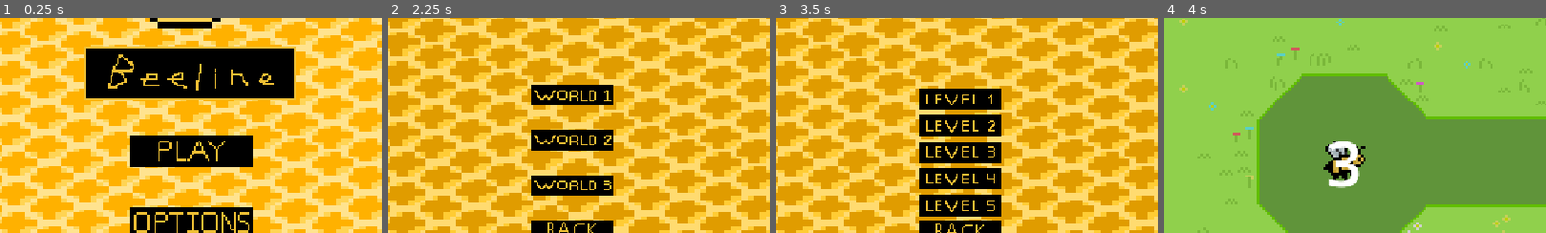
Above: before the commit, frames 1-4 (left to right).
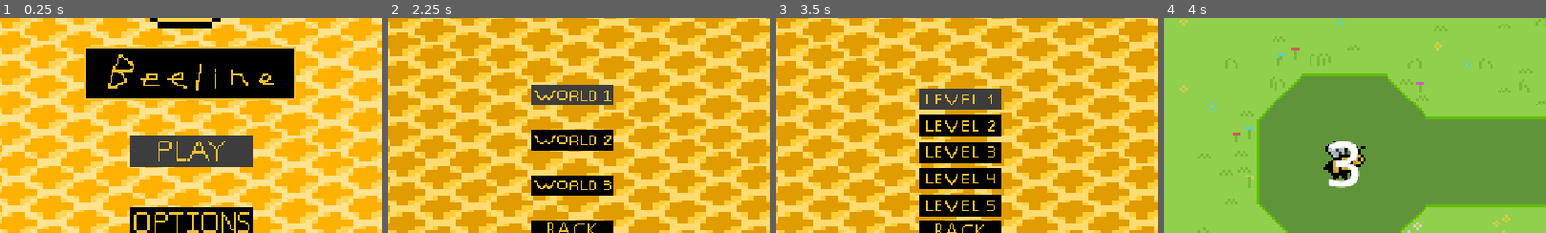
Above: after the commit, the same moments.

Repository: futurefleagames-lab/bee-line
Game: Godot game, scene res://scenes/menus/main_menu.tscn
Same seed, same stepped clock (60 frames per second), same inputs: the game is played once before the commit and once after it.
Inputs (mouse positions are % of the whole screen's width and height, from its top left):
- Up to frame 1 (0.25 s): no input
- Up to frame 2 (2.25 s): click (54, 47) at 0.5 s; click (51, 66) at 1.25 s; click (54, 47) at 2 s
- Up to frame 3 (3.5 s): click (51, 34) at 2.75 s
- Up to frame 4 (4 s): click (51, 35) at 3.5 s
The pictures show only the part of the screen within x 26-76%, y 16-66%; the shares and areas given below are measured in that part.

The runs differ from the first frame. In frame 1, 4.4% of the frame differs, in the area x 34-67%, y 54-70%; in frame 2, 1.7%; in frame 3, 1.9%; in frame 4, nothing differs.

Commit message:
fix visualization of menu navigability

Diff:
--- a/scenes/menus/level_select.tscn
+++ b/scenes/menus/level_select.tscn
@@ -60,21 +60,25 @@
 layout_mode = 2
 texture_normal = ExtResource("2_1g16o")
 texture_hover = ExtResource("3_25yo6")
+texture_focused = ExtResource("3_25yo6")
 
 [node name="World2" type="TextureButton" parent="VBoxContainer" unique_id=1480092538]
 layout_mode = 2
 texture_normal = ExtResource("4_3nlwe")
 texture_hover = ExtResource("5_if2tv")
+texture_focused = ExtResource("5_if2tv")
 
 [node name="World3" type="TextureButton" parent="VBoxContainer" unique_id=487168515]
 layout_mode = 2
 texture_normal = ExtResource("6_10jtx")
 texture_hover = ExtResource("7_2uik4")
+texture_focused = ExtResource("7_2uik4")
 
 [node name="MainMenu" type="TextureButton" parent="VBoxContainer" unique_id=2053285754]
 layout_mode = 2
 texture_normal = ExtResource("8_pi4ua")
 texture_hover = ExtResource("9_2kfc6")
+texture_focused = ExtResource("9_2kfc6")
 
 [node name="LevelSelect" type="CenterContainer" parent="." unique_id=722154878]
 visible = false
@@ -105,31 +109,37 @@
 layout_mode = 2
 texture_normal = ExtResource("10_glcn7")
 texture_hover = ExtResource("11_0ds72")
+texture_focused = ExtResource("11_0ds72")
 
 [node name="Level2" type="TextureButton" parent="VBoxContainer2" unique_id=1711709258]
 layout_mode = 2
 texture_normal = ExtResource("12_wgcbf")
 texture_hover = ExtResource("13_q6lfc")
+texture_focused = ExtResource("13_q6lfc")
 
 [node name="Level3" type="TextureButton" parent="VBoxContainer2" unique_id=1839016439]
 layout_mode = 2
 texture_normal = ExtResource("14_70l6n")
 texture_hover = ExtResource("15_ilwhj")
+texture_focused = ExtResource("15_ilwhj")
 
 [node name="Level4" type="TextureButton" parent="VBoxContainer2" unique_id=567122333]
 layout_mode = 2
 texture_normal = ExtResource("16_ase7r")
 texture_hover = ExtResource("17_vtltp")
+texture_focused = ExtResource("17_vtltp")
 
 [node name="Level5" type="TextureButton" parent="VBoxContainer2" unique_id=1974409331]
 layout_mode = 2
 texture_normal = ExtResource("18_8u4nx")
 texture_hover = ExtResource("19_pumrs")
+texture_focused = ExtResource("19_pumrs")
 
 [node name="Back" type="TextureButton" parent="VBoxContainer2" unique_id=1185842342]
 layout_mode = 2
 texture_normal = ExtResource("8_pi4ua")
 texture_hover = ExtResource("9_2kfc6")
+texture_focused = ExtResource("9_2kfc6")
 
 [node name="bg" type="TextureRect" parent="." unique_id=148452146]
 z_index = -1
--- a/scenes/menus/main_menu.tscn
+++ b/scenes/menus/main_menu.tscn
@@ -49,16 +49,19 @@
 layout_mode = 2
 texture_normal = ExtResource("2_imvie")
 texture_hover = ExtResource("3_euy4r")
+texture_focused = ExtResource("3_euy4r")
 
 [node name="optionsbutton" type="TextureButton" parent="VBoxContainer" unique_id=1894215608]
 layout_mode = 2
 texture_normal = ExtResource("3_8r73w")
 texture_hover = ExtResource("5_bre17")
+texture_focused = ExtResource("5_bre17")
 
 [node name="quitbutton" type="TextureButton" parent="VBoxContainer" unique_id=672423133]
 layout_mode = 2
 texture_normal = ExtResource("4_1hnlc")
 texture_hover = ExtResource("7_88kup")
+texture_focused = ExtResource("7_88kup")
 
 [node name="HeadRect" type="TextureRect" parent="." unique_id=1766744500]
 layout_mode = 1
Not shown: 1 places in scenes/menus/level_select.tscn that only renumber resources
